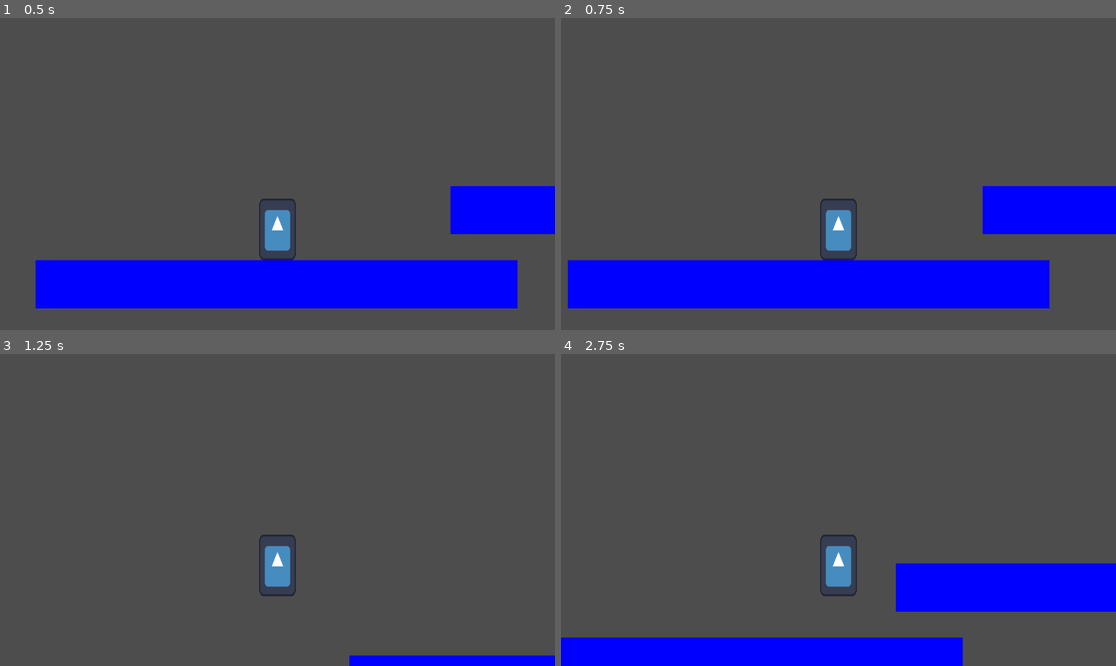
Above: before the commit, frames 1-4 (two rows, left to right).
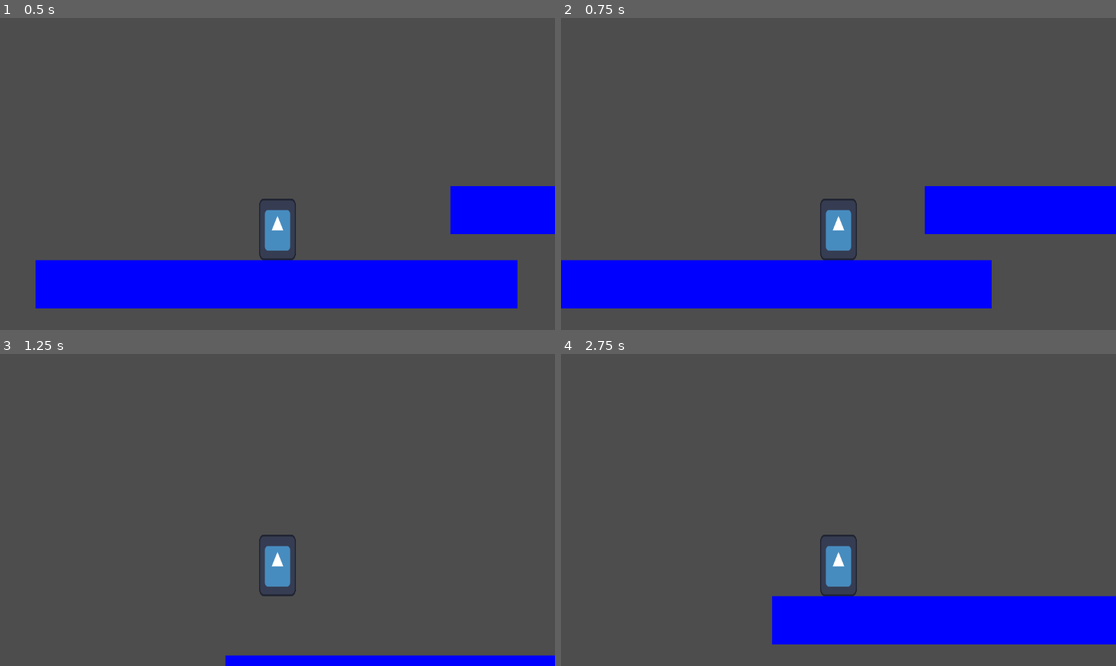
Above: after the commit, the same moments.

Repository: moaatt2/My-First-Game
Game: Godot game, scene res://scenes/world.tscn
The game is run twice, just before and just after one commit, with the same random seed, the same clock (stepped at 60 frames per second) and the same inputs. The engine's default icon, where the game draws it, is replaced by a stand-in: a white triangle on a blue panel in a dark square.
Inputs:
- Up to frame 1 (0.5 s): no input
- Up to frame 2 (0.75 s): tap Enter at 0.5 s; hold D (move_right) from 0.53 s (still down); tap Shift (dash, bound only after the commit) at 0.6 s
- Up to frame 3 (1.25 s): keep holding D (move_right); tap Space (jump) at 0.77 s
- Up to frame 4 (2.75 s): tap Shift (dash, bound only after the commit) at 1.35, 2.1 s; tap Space (jump) at 1.52 s; release D (move_right) at 2.03 s; hold A (move_left) from 2.03 s (still down)

Frame 1 is identical in both runs. In frame 2, 3.4% of the frame differs, in the area x 0-89%, y 53-94%; in frame 3, 0.7%; in frame 4, 17%, in the area x 0-100%, y 67-100%.

Commit message:
Add a dash.

Diff:
--- a/project.godot
+++ b/project.godot
@@ -32,6 +32,11 @@
 "events": [Object(InputEventKey,"resource_local_to_scene":false,"resource_name":"","device":0,"window_id":0,"alt_presse …(189 unchanged characters)…
 ]
 }
+dash={
+"deadzone": 0.5,
+"events": [Object(InputEventKey,"resource_local_to_scene":false,"resource_name":"","device":-1,"window_id":0,"alt_pressed":false,"shift_pressed":false,"ctrl_pressed":false,"meta_pressed":false,"pressed":false,"keycode":0,"physical_keycode":4194325,"key_label":0,"unicode":0,"location":0,"echo":false,"script":null)
+]
+}
 
 [rendering]
 
--- a/scenes/player.tscn
+++ b/scenes/player.tscn
@@ -21,3 +21,7 @@
 
 [node name="Camera2D" type="Camera2D" parent="."]
 position = Vector2(0, -180)
+
+[node name="DashTimer" type="Timer" parent="."]
+wait_time = 0.4
+one_shot = true
--- a/scripts/player.gd
+++ b/scripts/player.gd
@@ -4,6 +4,8 @@
 @export var gravity = 30
 @export var jump_force = 300
 
+var DASH_SPEED = 4
+var is_dashing = false
 
 func _physics_process(delta: float) -> void:
 	# Falling logic
@@ -16,7 +18,23 @@
 
 	# Movement logic
 	var horizontal_direction = Input.get_axis("move_left", "move_right")
-	velocity.x = speed * horizontal_direction
+
+	if Input.is_action_just_pressed("dash"):
+		if !is_dashing and horizontal_direction:
+			start_dash()
+
+	if is_dashing:
+		velocity.x = speed * DASH_SPEED * horizontal_direction
+	else:
+		velocity.x = speed * horizontal_direction
 	move_and_slide()
 
 	print(velocity)
+
+func start_dash():
+	is_dashing = true
+	$DashTimer.connect("timeout", stop_dash)
+	$DashTimer.start()
+
+func stop_dash():
+	is_dashing = false
